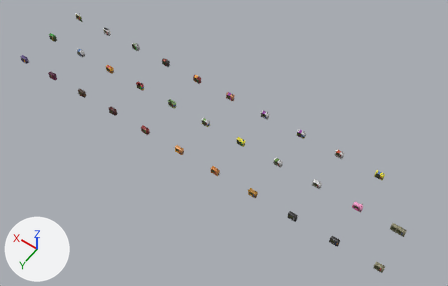
Two versions of the FBX model Assets/Art/Models/Items/Functional/Generic/PDAs.fbx, one commit apart.
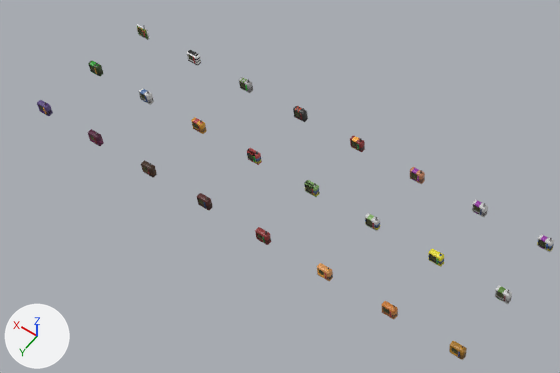
The first picture shows the older version from a camera (50 mm lens) standing at (-5.76, 7.35, 11.44) and looking at (-0.55, 0.05, -0.03). The close-ups show both versions on the part from 0% to 69% of the width and 0% to 72% of the height of that picture. The axes (+X, +Y, +Z) are drawn at lower left. The lights are the same throughout. Where no turn or scale is listed for an object, it has been applied to the vertices.

Script lines for the objects in view, before the commit:
```python
ob_pda_bartender = bpy.data.objects.new('PDA.Bartender', me_cylinder_002)
ob_pda_bartender.location = (-3.0, 1.0, 0.263)
ob_pda_cargo = bpy.data.objects.new('PDA.Cargo', me_cylinder_005)
ob_pda_cargo.location = (0.0, 1.0, 0.263)
ob_pda_chemistry = bpy.data.objects.new('PDA.Chemistry', me_cylinder_025)
ob_pda_chemistry.location = (-3.0, -1.0, 0.263)
ob_pda_clear = bpy.data.objects.new('PDA.Clear', me_cylinder_033)
ob_pda_clear.location = (5.0, -1.0, 0.263)
ob_pda_librarian = bpy.data.objects.new('PDA.Librarian', me_cylinder_006)
ob_pda_librarian.location = (-5.0, 0.0, 0.263)
ob_pda_mime = bpy.data.objects.new('PDA.Mime', me_cylinder_032)
ob_pda_mime.location = (4.0, -1.0, 0.263)
ob_pda_quartermaster = bpy.data.objects.new('PDA.Quartermaster', me_cylinder_004)
ob_pda_quartermaster.location = (-1.0, 1.0, 0.263)
ob_pda_virology = bpy.data.objects.new('PDA.Virology', me_cylinder_031)
ob_pda_virology.location = (3.0, -1.0, 0.263)
```
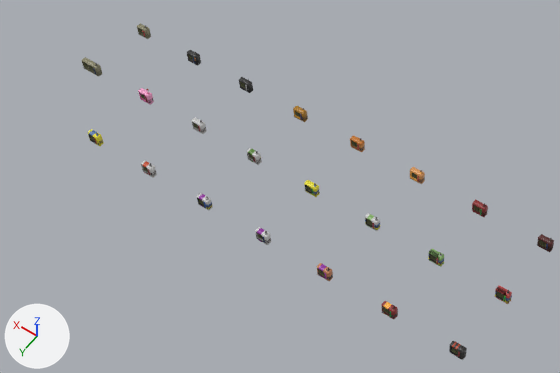
The newer file is also turned or shifted as a whole; pictures and numbers use the older file's frame.

What differs and where, as boxes [x1, y1, x2, y2] in the close-ups (560 x 373 px):
'PDA.Roboticist', moved: before [293, 106, 308, 122]; after [449, 341, 467, 360]
'PDA.Captain', moved: before [449, 341, 467, 360]; after [293, 106, 308, 122]
'PDA.Quartermaster', moved: before [381, 301, 398, 319]; after [350, 135, 365, 152]
'PDA.Warden', moved: before [350, 135, 365, 152]; after [381, 301, 398, 319]
'PDA.Syndi', moved: before [197, 193, 213, 210]; after [537, 234, 554, 252]
'PDA.RD', moved: before [537, 234, 554, 252]; after [197, 193, 213, 210]
'PDA.Cargo', moved: before [317, 263, 333, 281]; after [410, 167, 425, 184]
'PDA.Miner', moved: before [410, 167, 425, 184]; after [317, 263, 333, 281]
'PDA.Science', moved: before [472, 200, 488, 217]; after [255, 227, 271, 245]
'PDA.Security', moved: before [255, 227, 271, 245]; after [472, 200, 488, 217]
'PDA.CE', moved: before [428, 248, 444, 267]; after [304, 180, 320, 197]
'PDA.Medical', moved: before [495, 286, 512, 304]; after [247, 148, 262, 165]
'PDA.HoS', moved: before [247, 148, 262, 165]; after [495, 286, 512, 304]
'PDA.HoP', moved: before [304, 180, 320, 197]; after [428, 248, 444, 267]
'PDA.Librarian', moved (not visible before): after [82, 57, 102, 76]
'PDA.Chemistry', moved (not visible before): after [141, 160, 157, 177]
'PDA.Detective', moved (not visible afterwards): before [141, 160, 157, 177]
'PDA.Clown', moved (not visible before): after [138, 88, 154, 105]
'PDA.Chef', moved (not visible before): after [191, 117, 207, 134]
'PDA.Atmos', moved (not visible before): after [88, 129, 104, 146]
'PDA.Janitor', moved (not visible afterwards): before [88, 129, 104, 146]
'PDA.Engineer', moved (not visible afterwards): before [191, 117, 207, 134]
'PDA.Lawyer', moved (not visible afterwards): before [37, 100, 53, 116]
'PDA.Virology', moved (not visible afterwards): before [239, 77, 253, 93]
'PDA.Bartender', moved (not visible before): after [239, 77, 253, 93]
'PDA.Genetics', moved (not visible afterwards): before [139, 88, 154, 105]
'PDA.Mime', moved (not visible afterwards): before [187, 50, 201, 66]
'PDA.Hydroponics', moved (not visible afterwards): before [88, 61, 103, 76]
'PDA.Chaplain', moved (not visible before): after [187, 50, 201, 66]
'PDA.Standard', moved (not visible before): after [137, 23, 151, 39]
'PDA.Clear', moved (not visible afterwards): before [136, 24, 149, 40]

The change, as a list of edits to the scene's bpy script:
```text
Change ob_pda_warden:
    ob_pda_warden.location: (1.0, -1.0, 0.263) -> (-1.0, 1.0, 0.263)
Change ob_pda_standard:
    ob_pda_standard.location: (-5.0, 1.0, 0.263) -> (5.0, -1.0, 0.263)
Change ob_pda_genetics:
    ob_pda_genetics.location: (4.0, 0.0, 0.263) -> (-4.0, 0.0, 0.263)
Change ob_pda_ce:
    ob_pda_ce.location: (-1.0, 0.0, 0.263) -> (1.0, 0.0, 0.263)
Change ob_pda_lawyer:
    ob_pda_lawyer.location: (5.0, 1.0, 0.263) -> (-5.0, -1.0, 0.263)
Change ob_pda_janitor:
    ob_pda_janitor.location: (4.0, 1.0, 0.263) -> (-4.0, -1.0, 0.263)
Change ob_pda_virology:
    ob_pda_virology.location: (3.0, -1.0, 0.263) -> (-3.0, 1.0, 0.263)
Change ob_pda_librarian:
    ob_pda_librarian.location: (-5.0, 0.0, 0.263) -> (5.0, 0.0, 0.263)
Change ob_pda_science:
    ob_pda_science.location: (-1.0, -1.0, 0.263) -> (1.0, 1.0, 0.263)
Change ob_pda_syndi:
    ob_pda_syndi.location: (2.0, 1.0, 0.263) -> (-2.0, -1.0, 0.263)
Change ob_pda_hos:
    ob_pda_hos.location: (2.0, 0.0, 0.263) -> (-2.0, 0.0, 0.263)
Change ob_pda_miner:
    ob_pda_miner.location: (0.0, -1.0, 0.263) -> (0.0, 1.0, 0.263)
Change ob_pda_roboticist:
    ob_pda_roboticist.location: (2.0, -1.0, 0.263) -> (-2.0, 1.0, 0.263)
Change ob_pda_quartermaster:
    ob_pda_quartermaster.location: (-1.0, 1.0, 0.263) -> (1.0, -1.0, 0.263)
Change ob_pda_security:
    ob_pda_security.location: (1.0, 1.0, 0.263) -> (-1.0, -1.0, 0.263)
Change ob_pda_hop:
    ob_pda_hop.location: (1.0, 0.0, 0.263) -> (-1.0, 0.0, 0.263)
Change ob_pda_hydroponics:
    ob_pda_hydroponics.location: (5.0, 0.0, 0.263) -> (-5.0, 0.0, 0.263)
Change ob_pda_detective:
    ob_pda_detective.location: (3.0, 1.0, 0.263) -> (-3.0, -1.0, 0.263)
Change ob_pda_captain:
    ob_pda_captain.location: (-2.0, 1.0, 0.263) -> (2.0, -1.0, 0.263)
Change ob_pda_chaplain:
    ob_pda_chaplain.location: (-4.0, 1.0, 0.263) -> (4.0, -1.0, 0.263)
Change ob_pda_chef:
    ob_pda_chef.location: (-3.0, 0.0, 0.263) -> (3.0, 0.0, 0.263)
Change ob_pda_mime:
    ob_pda_mime.location: (4.0, -1.0, 0.263) -> (-4.0, 1.0, 0.263)
Change ob_pda_medical:
    ob_pda_medical.location: (-2.0, 0.0, 0.263) -> (2.0, 0.0, 0.263)
Change ob_pda_cargo:
    ob_pda_cargo.location: (0.0, 1.0, 0.263) -> (0.0, -1.0, 0.263)
Change ob_pda_rd:
    ob_pda_rd.location: (-2.0, -1.0, 0.263) -> (2.0, 1.0, 0.263)
Change ob_pda_clear:
    ob_pda_clear.location: (5.0, -1.0, 0.263) -> (-5.0, 1.0, 0.263)
Change ob_pda_clown:
    ob_pda_clown.location: (-4.0, 0.0, 0.263) -> (4.0, 0.0, 0.263)
Change ob_pda_atmos:
    ob_pda_atmos.location: (-4.0, -1.0, 0.263) -> (4.0, 1.0, 0.263)
Change ob_pda_bartender:
    ob_pda_bartender.location: (-3.0, 1.0, 0.263) -> (3.0, -1.0, 0.263)
Change ob_pda_engineer:
    ob_pda_engineer.location: (3.0, 0.0, 0.263) -> (-3.0, 0.0, 0.263)
Change ob_pda_chemistry:
    ob_pda_chemistry.location: (-3.0, -1.0, 0.263) -> (3.0, 1.0, 0.263)
```
